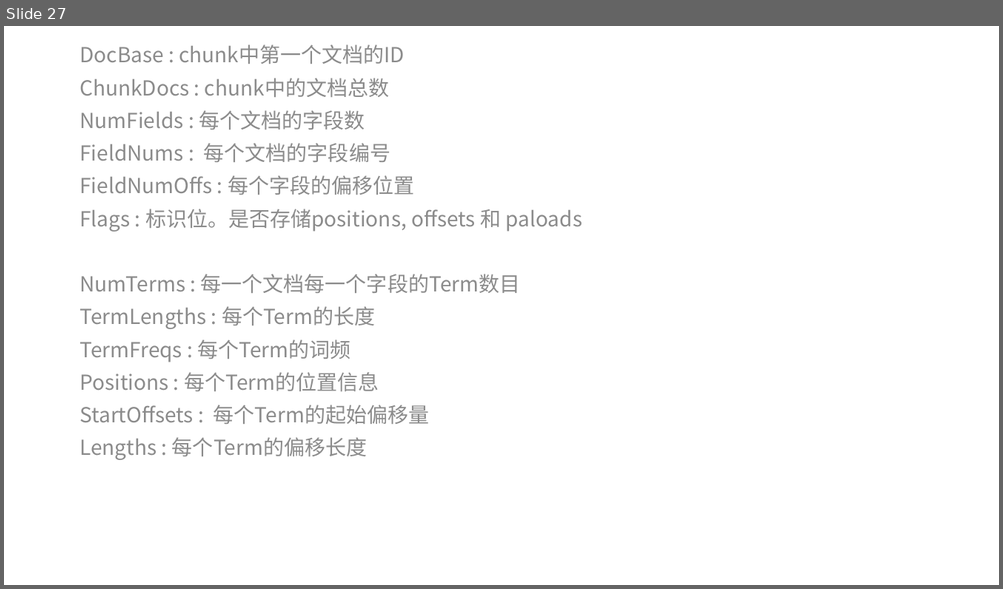
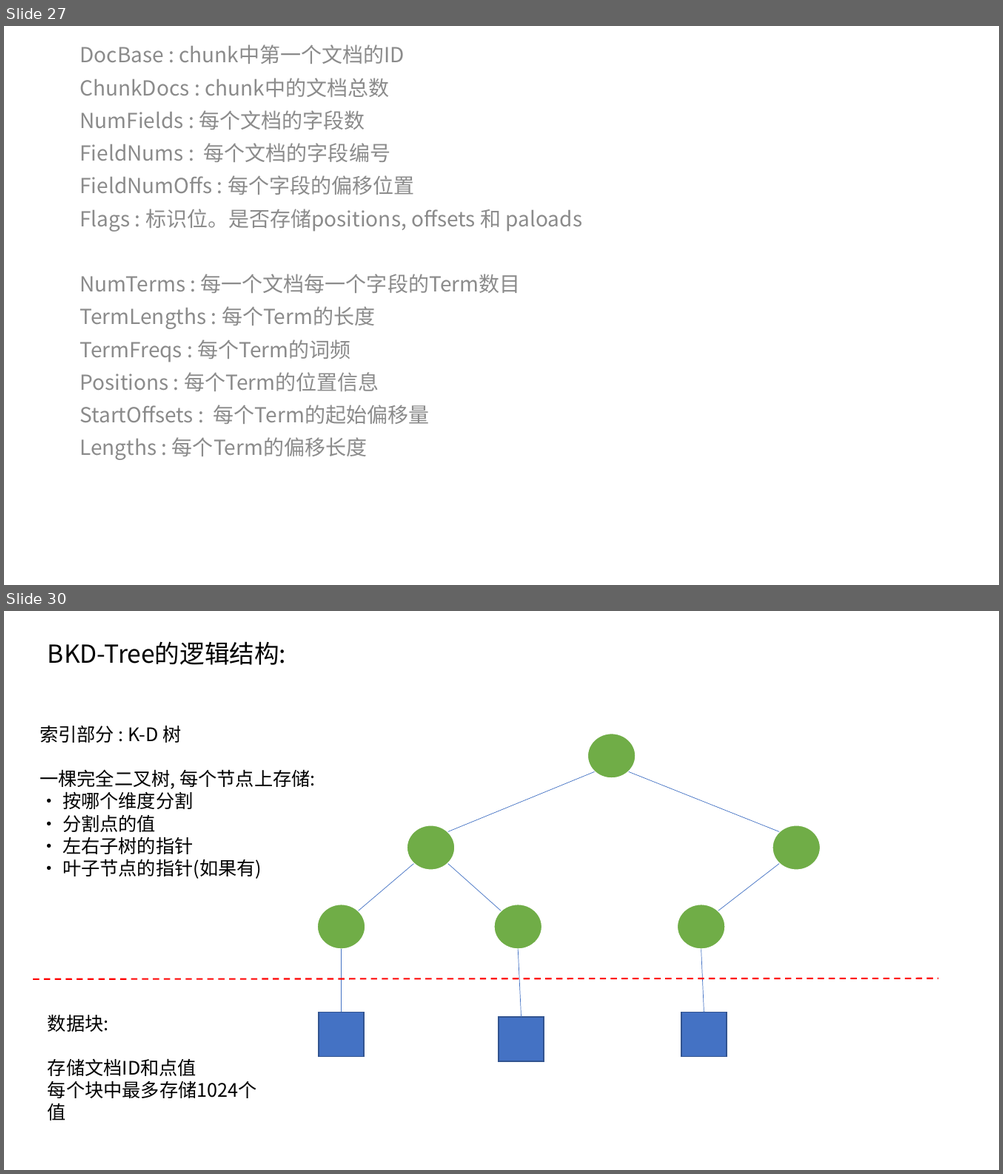
Before and after one commit to zouxiang1993/lucene-8.0.0, a slide deck: core/notes/lucene/codec/索引文件格式/Lucene索引文件.pptx. Shown one above the other, each under a label of ours: slide 27 before the commit, slides 27 and 30 after it; the slides between them are not shown. The pictures are 1003x589 and 1003x1174 pixels, drawn with LibreOffice and Linux fonts; fonts in the diff are those of the drawing. Boxes give left, top, right and bottom in pixels: in the first picture for what was removed or moved away, otherwise in the second. Text is boxed around its words. In the diff, an @@ line names an element or a change of style, - is before the commit and + after.

Commit message:
point values索引文件格式

```diff
--- a/core/notes/lucene/codec/索引文件格式/Lucene索引文件.pptx
+++ b/core/notes/lucene/codec/索引文件格式/Lucene索引文件.pptx
@@ slide 30 added at <box>4,611,999,1170</box>, background #FFFFFF @@
@@ text added at <box>48,641,286,665</box>, 24 pt, text #000000 @@
+BKD-Tree的逻辑结构:
@@ text added at <box>40,725,315,879</box>, 18 pt, text #000000 @@
+索引部分 : K-D 树
+一棵完全二叉树, 每个节点上存储:
+· 按哪个维度分割
+· 分割点的值
+· 左右子树的指针
+· 叶子节点的指针(如果有)
@@ ellipse added at <box>587,733,636,779</box>, fill #70AD47, outline #FFFFFF 1.5 pt @@
@@ line added from (595, 772) to (448, 832), #4472C4 0.5 pt @@
@@ line added from (629, 772) to (780, 832), #4472C4 0.5 pt @@
@@ ellipse added at <box>407,825,455,871</box>, fill #70AD47, outline #FFFFFF 1.5 pt @@
@@ ellipse added at <box>771,825,820,871</box>, fill #70AD47, outline #FFFFFF 1.5 pt @@
@@ line added from (414, 864) to (358, 911), #4472C4 0.5 pt @@
@@ line added from (448, 864) to (501, 911), #4472C4 0.5 pt @@
@@ line added from (780, 864) to (718, 911), #4472C4 0.5 pt @@
@@ ellipse added at <box>317,904,366,950</box>, fill #70AD47, outline #FFFFFF 1.5 pt @@
@@ ellipse added at <box>493,904,542,950</box>, fill #70AD47, outline #FFFFFF 1.5 pt @@
@@ ellipse added at <box>677,904,726,950</box>, fill #70AD47, outline #FFFFFF 1.5 pt @@
@@ line added from (341, 950) to (341, 1012), #4472C4 0.5 pt @@
@@ line added from (518, 950) to (521, 1017), #4472C4 0.5 pt @@
@@ line added from (701, 950) to (704, 1012), #4472C4 0.5 pt @@
@@ line added from (33, 980) to (938, 979), #FF0000 1.5 pt dashed @@
@@ text added at <box>48,1014,257,1099</box>, 18 pt, text #000000 @@
+数据块:
+存储文档ID和点值
+每个块中最多存储1024个值
@@ rectangle added at <box>318,1012,364,1057</box>, fill #4472C4, outline #325491 1 pt @@
@@ rectangle added at <box>498,1017,544,1062</box>, fill #4472C4, outline #325491 1 pt @@
@@ rectangle added at <box>681,1012,727,1057</box>, fill #4472C4, outline #325491 1 pt @@
```
Also in this commit, not shown: 7 slides changed, 6 other slides added, 3 other files.
